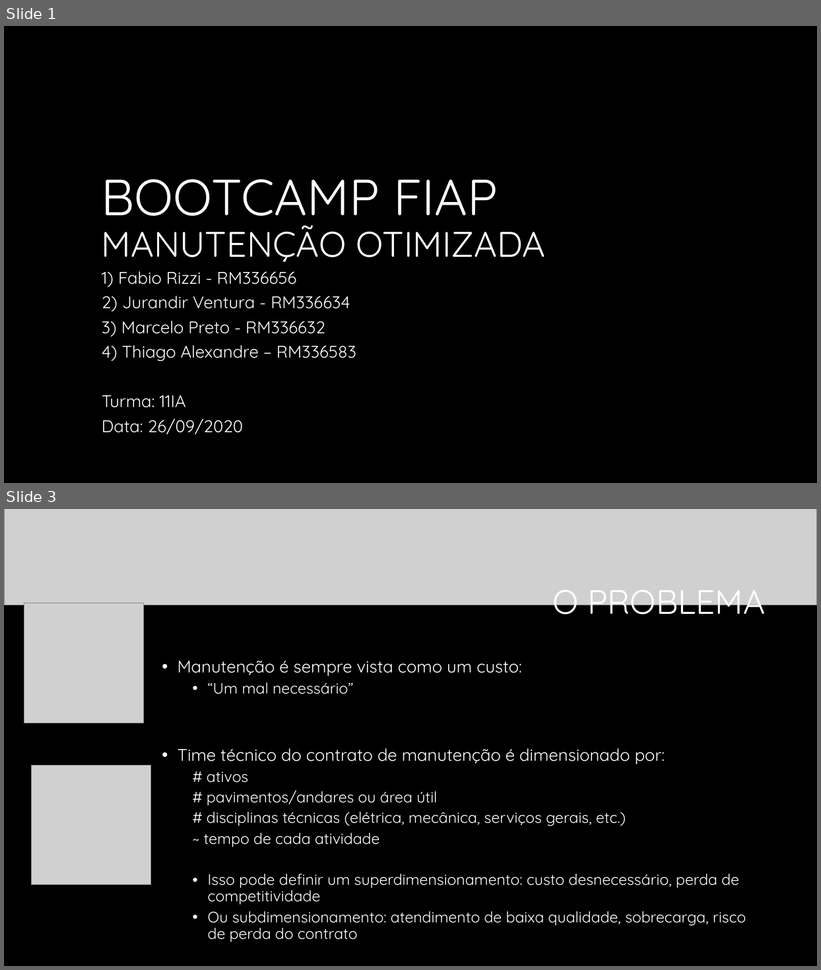
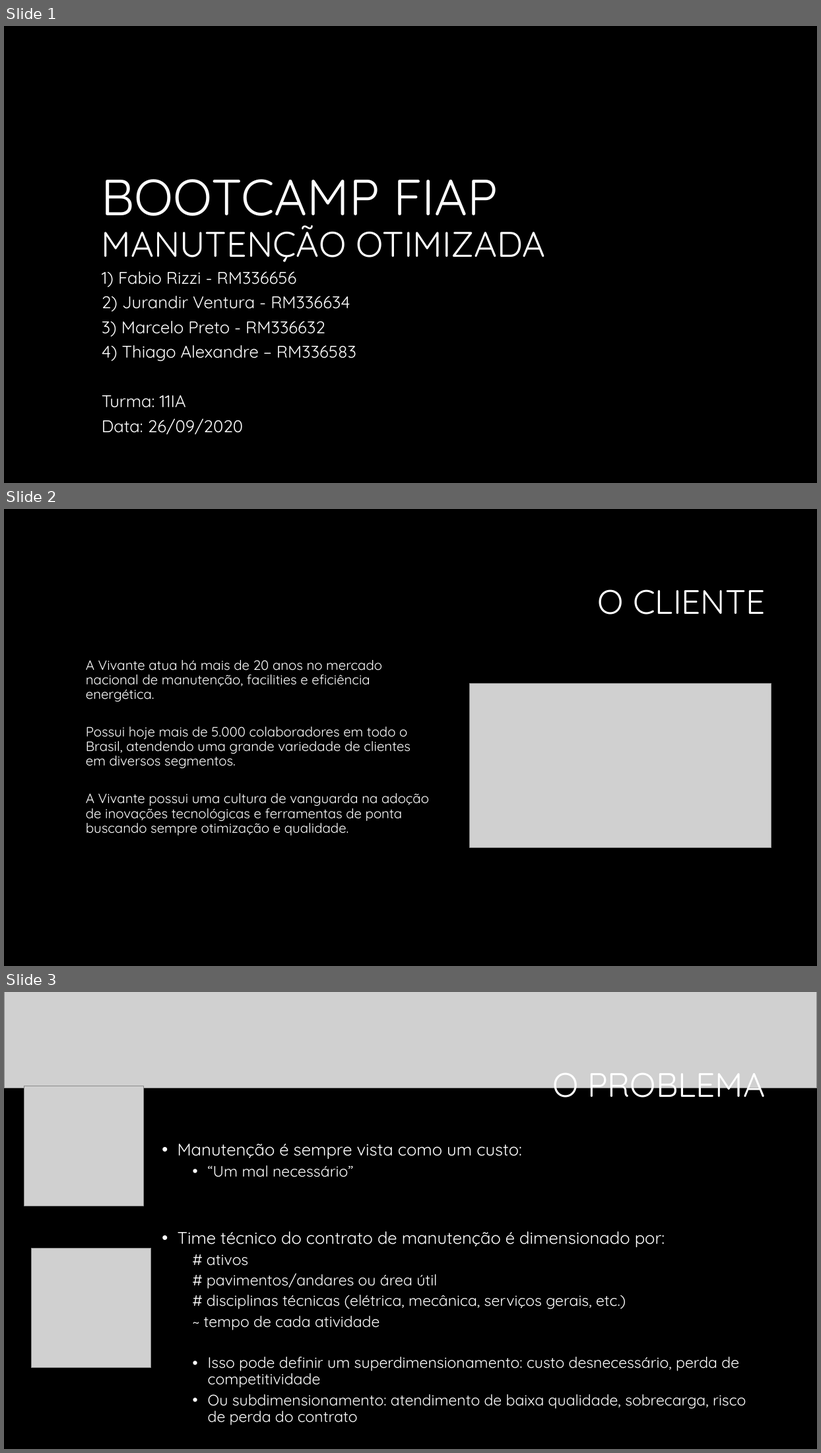
Before and after one commit to fiapIA/bootcamp, a slide deck: pitch/Bootcamp_Pitch_Vivante_FJMT_R-0.pptx. Shown one above the other, each under a label of ours: slides 1 and 3 before the commit, slides 1, 2 and 3 after it; the slides between them are not shown. The pictures are 821x970 and 821x1453 pixels, drawn with LibreOffice and Linux fonts; fonts in the diff are those of the drawing; grey boxes stand for pictures; background and template pictures are left out. Boxes give left, top, right and bottom in pixels: in the first picture for what was removed or moved away, otherwise in the second. Text is boxed around its words. In the diff, an @@ line names an element or a change of style, - is before the commit and + after.

```diff
--- a/pitch/Bootcamp_Pitch_Vivante_FJMT_R-0.pptx
+++ b/pitch/Bootcamp_Pitch_Vivante_FJMT_R-0.pptx
@@ slide 2 added at (4, 509, 817, 966), background #000000 @@
@@ title added at (598, 590, 765, 615), 40 pt, text #FFFFFF @@
+O CLIENTE
@@ text added at (86, 660, 429, 836), 16 pt, text #FFFFFF @@
+  A Vivante atua há mais de 20 anos no mercado nacional de manutenção, facilities e eficiência energética.
+  Possui hoje mais de 5.000 colaboradores em todo o Brasil, atendendo uma grande variedade de clientes em diversos segmentos.
+  A Vivante possui uma cultura de vanguarda na adoção de inovações tecnológicas e ferramentas de ponta buscando sempre otimização e qualidade.
@@ picture added at (470, 683, 772, 848) @@
```
Also in this commit, not shown: 1 other slide added, 2 slides removed.
